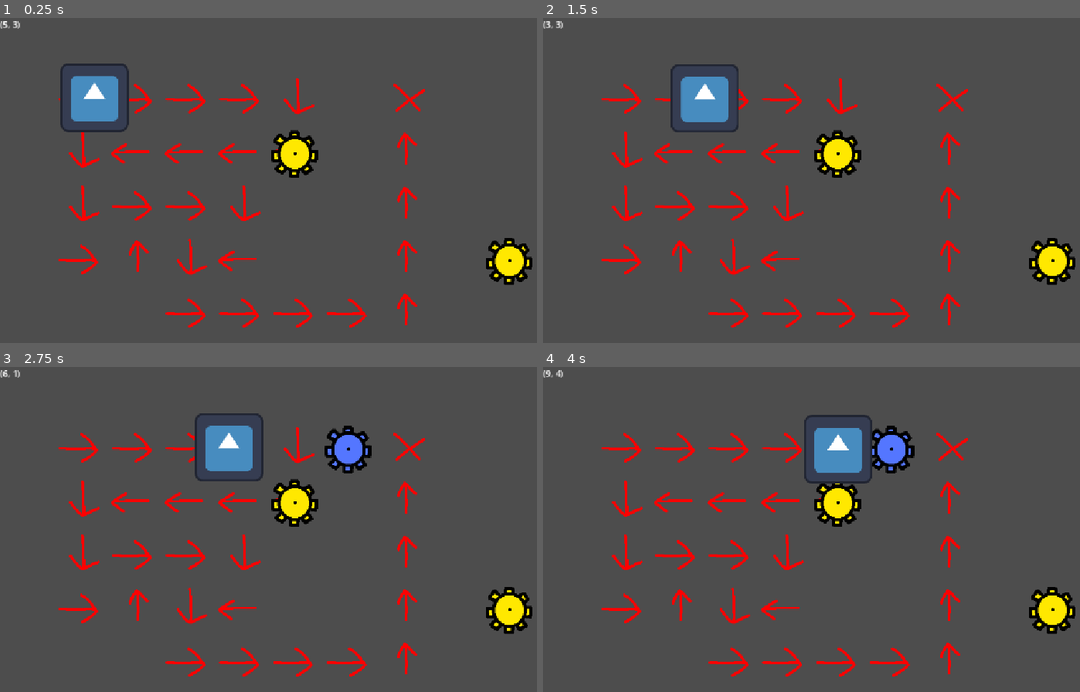
Above: before the commit, frames 1-4 (two rows, left to right).
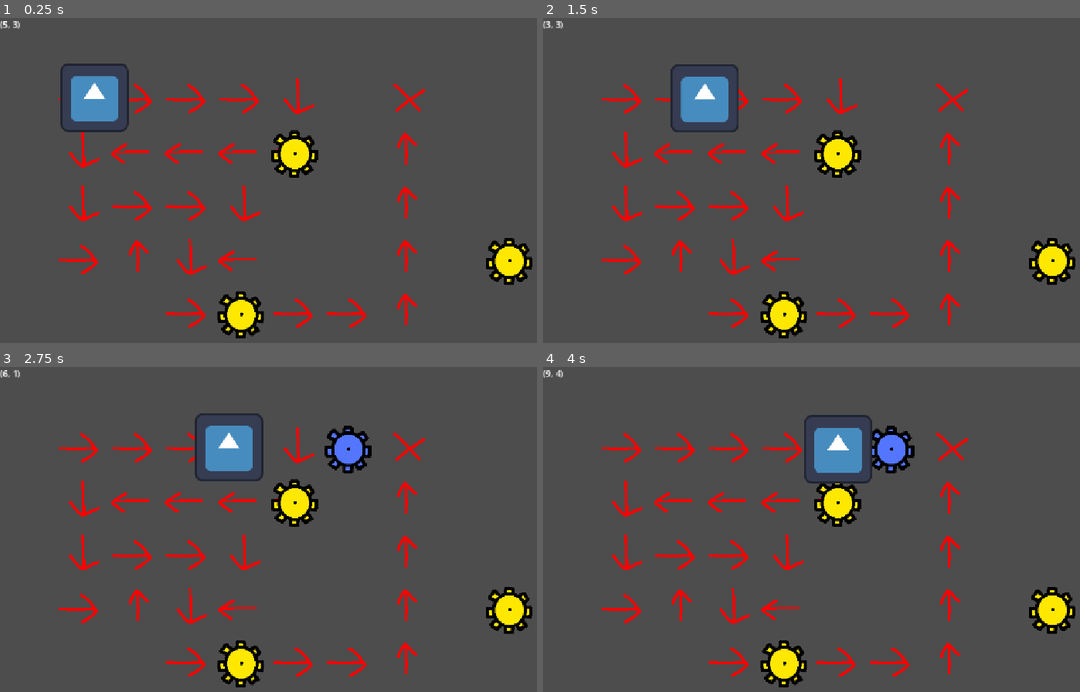
Above: after the commit, the same moments.

Repository: aughckt/spin-to-win
Game: Godot game, scene res://test_world.tscn
Same seed, same stepped clock (60 frames per second), same inputs: the game is played once before the commit and once after it. The engine's default icon, where the game draws it, is replaced by a stand-in: a white triangle on a blue panel in a dark square.
Inputs (mouse positions are in pixels of both pictures, inside the frame that each line leads up to):
- Up to frame 1 (0.25 s): no input
- Up to frame 2 (1.5 s): move the mouse to (988, 174) at 0.52 s; click (988, 174) at 0.6 s; right-click (988, 174) at 0.8 s; move the mouse to (730, 209) at 1.27 s; right-click (730, 209) at 1.35 s
- Up to frame 3 (2.75 s): tap Middle mouse button (M3) at 1.55, 2.1 s; move the mouse to (370, 464) at 2.02 s; click (370, 464) at 2.3 s
- Up to frame 4 (4 s): move the mouse to (822, 610) at 2.77 s; click (822, 610) at 2.85 s; right-click (822, 610) at 3.05 s; move the mouse to (1037, 591) at 3.52 s; right-click (1037, 591) at 3.6 s; tap Middle mouse button (M3) at 3.8 s

The runs differ from the first frame. In frame 1, 0.9% of the frame differs, in the area x 40-50%, y 84-99%; in frame 2, 0.9%; in frame 3, 0.9%; in frame 4, 0.9%.

Commit message:
add power flow

Diff:
--- a/environment/environment.gd
+++ b/environment/environment.gd
@@ -8,6 +8,8 @@
 @export var coords_label: Label
 
 var tile_to_gear_set: Dictionary[Vector2i, GearSet] = {}
+##true if powered
+var ori_gear_state: Dictionary[Vector2i, bool] = {}
 
 const directions: Array[Vector2i] = [Vector2i.RIGHT, Vector2i.DOWN, Vector2i.LEFT, Vector2i.UP]
 const end_tile_type := 4
@@ -23,9 +25,18 @@
 const name_type := "Type"
 
 
+###emitted when any origin gear is powered on or off. new_status is true if the power is on, false otherwise.
+#signal OriGearPowerSet(tile: Vector2i, new_status: bool)
+
 func _ready() -> void:
 	assert(INST == null)
 	INST = self
+
+	#TODO this is pretty inefficient in theory but its only run once per level + the gear map should be close to empty.
+	#ideally youd update the gears as you go but eh
+	for tile in gearmap.get_used_cells():
+		if gear_kind_at(tile) == ORIGIN_GEAR:
+			ori_gear_state[tile] = false
 
 func _notification(what: int) -> void:
 	if what == NOTIFICATION_PREDELETE:
@@ -45,7 +56,9 @@
 	elif Input.is_action_just_pressed("M3"):
 		var gset: GearSet = tile_to_gear_set.get(tile)
 		if gset != null:
-			print("Gear power: %s" % gset.is_powered)
+			print("Gear power: %s" % is_gear_set_powered(gset))
+		elif ori_gear_state.has(tile):
+			toggle_ori(tile)
 
 ##returns the new target position in global or the given position if its an end tile
 func move_target_from_global(global_pos: Vector2) -> Vector2:
@@ -71,6 +84,7 @@
 
 		var neighbour_sets: Array[GearSet] = []
 		var has_powered_neighbour := false
+		var neighbour_ori := Vector2i.ZERO
 		for candidate: Vector2i in directions:
 			candidate += tile
 			var gset: GearSet = tile_to_gear_set.get(candidate)
@@ -79,39 +93,47 @@
 					print("Cannot place gear because it would create a loop")
 					return
 
-				if gset.is_powered:
+				if gset.has_ori_gear:
 						if has_powered_neighbour:
 							print("Cannot place gear because it would connect 2 powered sets")
 							return
 						else:
 							has_powered_neighbour = true
+							neighbour_ori = gset.ori_gear_tile
 
 				neighbour_sets.push_back(gset)
 
 			else:
 				if gear_kind_at(candidate) == ORIGIN_GEAR:
 					if has_powered_neighbour:
-						assert(false, "implement, is also invalid")
+						print("Cannot place gear because it would connect 2 powered sets (directly next to ori)")
+						return
 
 					has_powered_neighbour = true
+					neighbour_ori = candidate
 
 		match neighbour_sets.size():
 			0:
 				#create new set
-				var new_set := GearSet.create(has_powered_neighbour)
+				var new_set := GearSet.create(has_powered_neighbour, neighbour_ori)
 				new_set.add_gear(tile)
 				tile_to_gear_set[tile] = new_set
 
 			1:
 				#add to set
 				var gear_set := neighbour_sets[0]
-				gear_set.is_powered = gear_set.is_powered || has_powered_neighbour
+
+				if has_powered_neighbour:
+					assert(!gear_set.has_ori_gear || gear_set.ori_gear_tile == neighbour_ori)
+					gear_set.set_ori_gear(neighbour_ori)
+
+
 				gear_set.add_gear(tile)
 				tile_to_gear_set[tile] = gear_set
 
 			_:
 				#merge all of the sets
-				var new_set := GearSet.create(has_powered_neighbour)
+				var new_set := GearSet.create(has_powered_neighbour, neighbour_ori)
 
 				for gset in neighbour_sets:
 					for gear in gset.gears:
@@ -126,7 +148,7 @@
 		gearmap.set_cell(tile, gearmap.tile_set.get_source_id(0), ATLAS_COORDS[BASIC_GEAR])
 		assert(tile_to_gear_set.get(tile) != null)
 
-		log_set_count()
+		assert(log_set_count())
 
 func remove_gear(tile: Vector2i) -> void:
 	#only gear in set -> erase (i think this is implicit due to gc)
@@ -139,7 +161,7 @@
 	if old_set.gears.size() == 1:
 		tile_to_gear_set.erase(tile)
 		gearmap.erase_cell(tile)
-		log_set_count()
+		assert(log_set_count())
 		return
 
 	var next_to_origin_gear := false
@@ -161,13 +183,13 @@
 		assert(removed_successfully)
 
 		if next_to_origin_gear:
-			assert(old_set.is_powered)
-			old_set.is_powered = false
+			assert(old_set.has_ori_gear)
+			old_set.clear_ori_gear()
 
 		tile_to_gear_set.erase(tile)
 
 		gearmap.erase_cell(tile)
-		log_set_count()
+		assert(log_set_count())
 		return
 
 	#split up the old set
@@ -185,10 +207,10 @@
 		var gset: GearSet = tile_to_gear_set.get(gear)
 		if gset == old_set:
 			printerr("problem at tile %s" % gear)
-		#assert(gset != old_set, "problem at tile %s" % gear)
+
 
 	gearmap.erase_cell(tile)
-	log_set_count()
+	assert(log_set_count())
 
 func build_set_recursive(tile: Vector2i, previous_tile: Vector2i, gset: GearSet) -> void:
 	gset.gears.push_back(tile)
@@ -203,10 +225,9 @@
 			BASIC_GEAR:
 				build_set_recursive(candidate, tile, gset)
 			ORIGIN_GEAR:
-				gset.is_powered = true
+				gset.set_ori_gear(candidate)
 
 func gear_kind_at(tile: Vector2i) -> int:
-
 	var atlas_coords := gearmap.get_cell_atlas_coords(tile)
 	match atlas_coords:
 		-Vector2i.ONE:
@@ -219,11 +240,39 @@
 	assert(false)
 	return 0
 
-##walks every gear set so its pretty imperformant, disable later
-func log_set_count() -> void:
+func is_gear_set_powered(gear_set: GearSet) -> bool:
+	#return gear_set.has_ori_gear && ori_gear_state[gear_set.ori_gear_tile]
+
+	#long version in case of bugs
+	if !gear_set.has_ori_gear:
+		return false
+
+	var state: bool = ori_gear_state.get(gear_set.ori_gear_tile)
+	if state == null:
+		push_error("Unknown origin gear at %s" % gear_set.ori_gear_tile)
+		return false
+
+	return state
+
+func set_ori_on(tile: Vector2i) -> void:
+	assert(ori_gear_state.has(tile))
+	ori_gear_state[tile] = true
+
+func set_ori_off(tile: Vector2i) -> void:
+	assert(ori_gear_state.has(tile))
+	ori_gear_state[tile] = false
+
+func toggle_ori(tile: Vector2i) -> void:
+	assert(ori_gear_state.has(tile))
+	ori_gear_state[tile] = !ori_gear_state[tile]
+
+##walks every gear set so its pretty imperformant, only use from within assert so it isnt included in the release
+func log_set_count() -> bool:
 	var sets: Array[GearSet] = []
 	for gset: GearSet in tile_to_gear_set.values():
 		if !sets.has(gset):
 			sets.push_back(gset)
 
 	print("Set count: %s" % sets.size())
+
+	return true
--- a/environment/gears/gear_set.gd
+++ b/environment/gears/gear_set.gd
@@ -1,14 +1,26 @@
 class_name GearSet
 
 var gears: PackedVector2Array
-var is_powered: bool
 
-static func create(powered: bool) -> GearSet:
+var has_ori_gear: bool
+var ori_gear_tile: Vector2i
+
+static func create(has_origin_gear: bool, origin_gear_tile: Vector2i = Vector2i.ZERO) -> GearSet:
 	var gear_set := GearSet.new()
 	gear_set.gears = PackedVector2Array()
-	gear_set.is_powered = powered
+
+	gear_set.has_ori_gear = has_origin_gear
+	gear_set.ori_gear_tile = origin_gear_tile
 
 	return gear_set
 
 func add_gear(gear: Vector2i) -> void:
 	gears.push_back(gear)
+
+func set_ori_gear(tile: Vector2i) -> void:
+	has_ori_gear = true
+	ori_gear_tile = tile
+
+func clear_ori_gear() -> void:
+	has_ori_gear = false
+	ori_gear_tile = Vector2.ZERO
--- a/test_world.tscn
+++ b/test_world.tscn
@@ -11,7 +11,7 @@
 tile_map_data = PackedByteArray("AAABAAEAAAAAAAAAAAACAAEAAAAAAAAAAAADAAEAAAAAAAAAAAAEAAEAAAAAAAAAAAAFAAEAAAABAAAAAAAFAA …(352 unchanged characters)…
 
 [node name="GearMap" parent="Environment" index="1" unique_id=916456414]
-tile_map_data = PackedByteArray("AAAJAAQAAAABAAAAAAAFAAIAAAABAAAAAAA=")
+tile_map_data = PackedByteArray("AAAJAAQAAAABAAAAAAAFAAIAAAABAAAAAAAEAAUAAAABAAAAAAA=")
 
 [node name="Trooper" parent="." unique_id=109828530 instance=ExtResource("2_gy3sr")]
 position = Vector2(151, 148)
